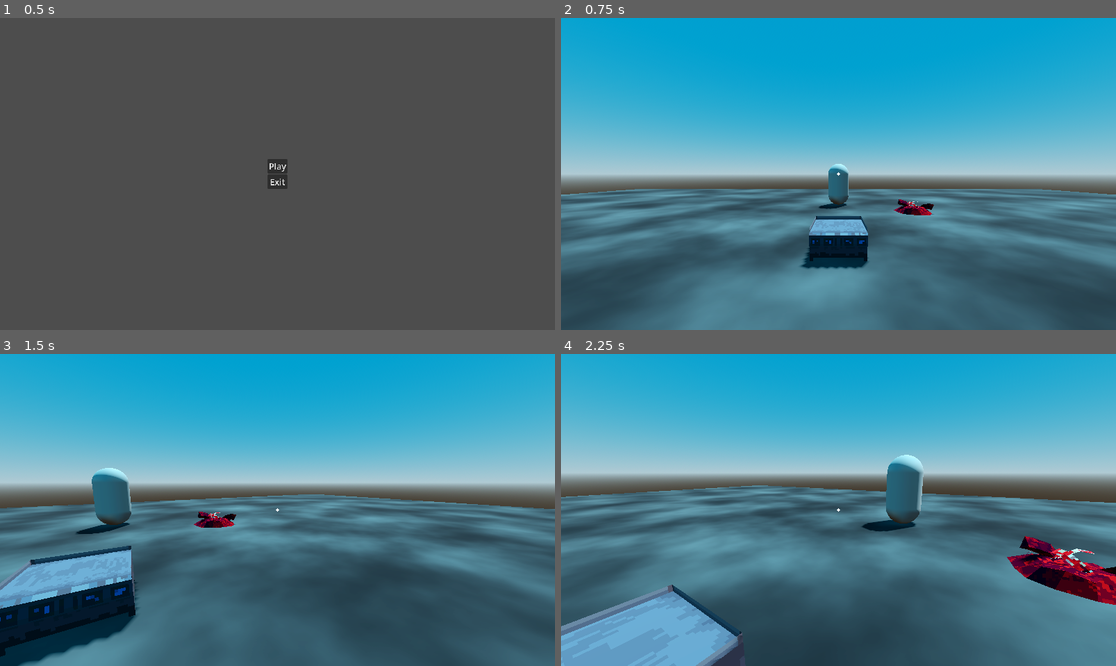
Above: before the commit, frames 1-4 (two rows, left to right).
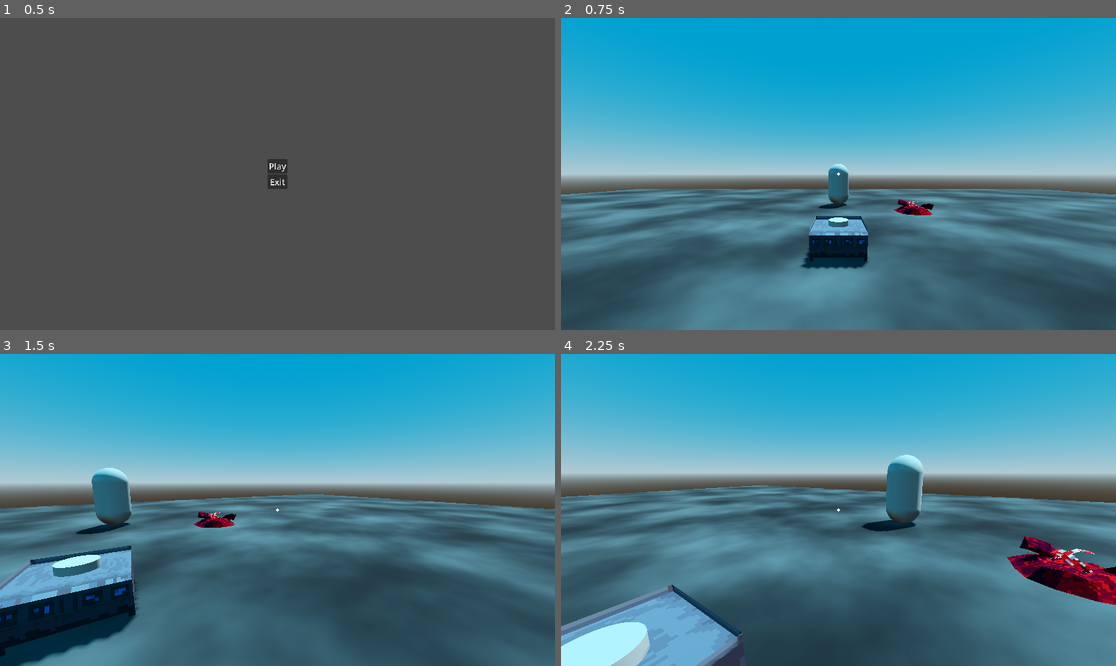
Above: after the commit, the same moments.

Repository: ZsoltHevesi/spooky-cooking-sim
Game: Godot game, scene res://_Scenes/main_menu.tscn
Same seed, same stepped clock (60 frames per second), same inputs: the game is played once before the commit and once after it.
Inputs (mouse positions are in pixels of both pictures, inside the frame that each line leads up to):
- Up to frame 1 (0.5 s): no input
- Up to frame 2 (0.75 s): click "Play" at 0.5 s
- Up to frame 3 (1.5 s): tap Enter at 1.25 s; move the mouse to (305, 510) at 1.27 s; press the mouse at (305, 510) at 1.28 s; hold W (move_forward) from 1.28 s (still down)
- Up to frame 4 (2.25 s): keep holding W (move_forward); move the mouse to (810, 510) at 2.02 s; release the mouse at (810, 510) at 2.03 s; right-click (810, 510) at 2.1 s; click (810, 510) at 2.17 s

Frame 1 is identical in both runs. In frame 2, 0.1% of the frame differs, in the area x 48-52%, y 63-68%; in frame 3, 0.5%; in frame 4, 1.8%, in the area x 0-17%, y 85-100%.

Commit message:
grabbing things when using oven now kinda works

Diff:
--- a/3d_cooking/worlds/restaurant.tscn
+++ b/3d_cooking/worlds/restaurant.tscn
@@ -1,9 +1,10 @@
-[gd_scene load_steps=15 format=3 uid="uid://dlfrjnwd65y4m"]
+[gd_scene load_steps=16 format=3 uid="uid://dlfrjnwd65y4m"]
 
 [ext_resource type="PackedScene" uid="uid://i0wpxhmxkq6p" path="res://player/player.tscn" id="1_3xlh7"]
 [ext_resource type="PackedScene" uid="uid://dkvtpsehkkh4g" path="res://_Scenes/stove.tscn" id="5_emdev"]
 [ext_resource type="Texture2D" uid="uid://da1ialtmpd7ys" path="res://_Assets/Objects/spookjam_meat_red.png" id="5_tu4q5"]
 [ext_resource type="ArrayMesh" uid="uid://bngvw3p5taqux" path="res://_Assets/Objects/spookjam_meat_pile_red.obj" id="6_2pidn"]
+[ext_resource type="PackedScene" uid="uid://t6g25kc7neum" path="res://_Scenes/burger_top_bun.tscn" id="6_8yb5e"]
 [ext_resource type="PackedScene" uid="uid://ds310i3gdkayf" path="res://customers/customer.tscn" id="6_xdh2k"]
 
 [sub_resource type="ProceduralSkyMaterial" id="ProceduralSkyMaterial_80w24"]
@@ -69,7 +70,10 @@
 [node name="customer" parent="." instance=ExtResource("6_xdh2k")]
 transform = Transform3D(1, 0, 0, 0, 1, 0, 0, 0, 1, 0, 1, -10)
 
+[node name="player" parent="." instance=ExtResource("1_3xlh7")]
+
 [node name="stove" parent="." instance=ExtResource("5_emdev")]
 transform = Transform3D(-4.37114e-08, 0, 1, 0, 1, 0, -1, 0, -4.37114e-08, 0, 0, -4)
 
-[node name="player" parent="." instance=ExtResource("1_3xlh7")]
+[node name="BurgerTopBun" parent="." instance=ExtResource("6_8yb5e")]
+transform = Transform3D(1, 0, 0, 0, 1, 0, 0, 0, 1, 0, 0.6, -4)
--- a/_Scenes/burger_top_bun.tscn
+++ b/_Scenes/burger_top_bun.tscn
@@ -11,6 +11,8 @@
 [node name="BurgerTopBun" type="RigidBody3D"]
 transform = Transform3D(1, 0, 0, 0, 1, 0, 0, 0, 1, 0, 0.1, 0)
 top_level = true
+collision_layer = 4
+collision_mask = 15
 gravity_scale = 0.0
 
 [node name="MeshInstance3D" type="MeshInstance3D" parent="."]
--- a/_Scenes/stove.gd
+++ b/_Scenes/stove.gd
@@ -2,9 +2,14 @@
 @onready var camera_3d: Camera3D = $Camera3D
 @onready var stove: StaticBody3D = $"."
 
+var is_in_use : bool = false
+
+var grabbed_object = null
+var mouse = Vector2()
+const DIST = 1000
+const FIXED_Y = 0.65
 var top_bun = load("res://_Scenes/burger_top_bun.tscn")
 var top_bun_instance
-var is_in_use : bool = false
 
 func _ready() -> void:
 	set_physics_process(false)
@@ -15,6 +20,15 @@
 		Input.mouse_mode = Input.MOUSE_MODE_CAPTURED
 		get_node("../player").hud.visible = true
 		set_physics_process(false)
+	if event is InputEventMouseMotion:
+		mouse = event.position
+	if event is InputEventMouseButton:
+		# Mouse pressed
+		if event.pressed and event.button_index == MOUSE_BUTTON_LEFT:
+			grabbed_object = get_grabbed_object(mouse)
+		# Mouse released
+		elif not event.pressed and event.button_index == MOUSE_BUTTON_LEFT:
+			grabbed_object = null
 
 func _on_interacted(body: Variant) -> void:
 	if !is_in_use:
@@ -25,9 +39,34 @@
 		set_physics_process(true)
 
 func _physics_process(delta: float) -> void:
-	print("STOVE")
+	if grabbed_object:
+		grabbed_object.position = get_grab_position()
 	#top_bun_instance = top_bun.instantiate()
 	#top_bun_instance.position = stove.position
 	#top_bun_instance.position.y = 0.6
 	#top_bun_instance.transform.basis = stove.transform.basis
 	#stove.add_child(top_bun_instance)
+
+func get_grabbed_object(mouse: Vector2):
+	var space = get_world_3d().direct_space_state
+	var start = get_viewport().get_camera_3d().project_ray_origin(mouse)
+	var end = get_viewport().get_camera_3d().project_ray_normal(mouse) * DIST + start
+	var params = PhysicsRayQueryParameters3D.new()
+	params.from = start
+	params.to = end
+
+	var result = space.intersect_ray(params)
+
+	if result.is_empty() == false:
+		return result.collider
+
+	return null
+
+func get_grab_position():
+	var start = get_viewport().get_camera_3d().project_ray_origin(mouse)
+	var direction = get_viewport().get_camera_3d().project_ray_normal(mouse)
+	var distance = (FIXED_Y - start.y) / direction.y
+	var pos = start + direction * distance
+	pos.y = FIXED_Y  # Lock the Y position
+
+	return pos
